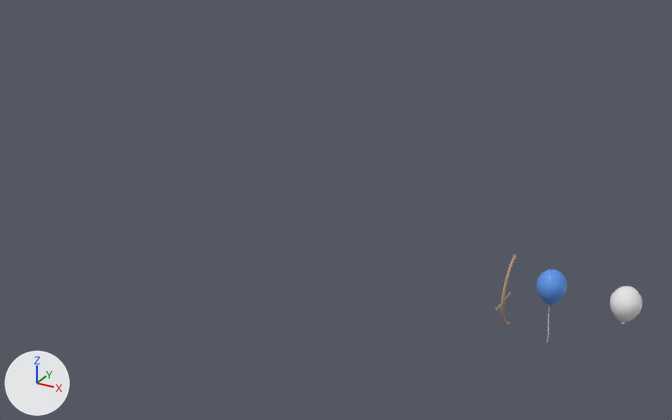
The Blender file CountryFair/Assets/Models/MiniGames/ArcheryGame/Models.blend, before and after one commit.
Both versions are drawn from a camera (50 mm lens) standing at (10.5, -33.8, 19.5) and looking at (-8.8, 1.3, 1.9). The axes (+X, +Y, +Z) are drawn at lower left. The lights are the same throughout.
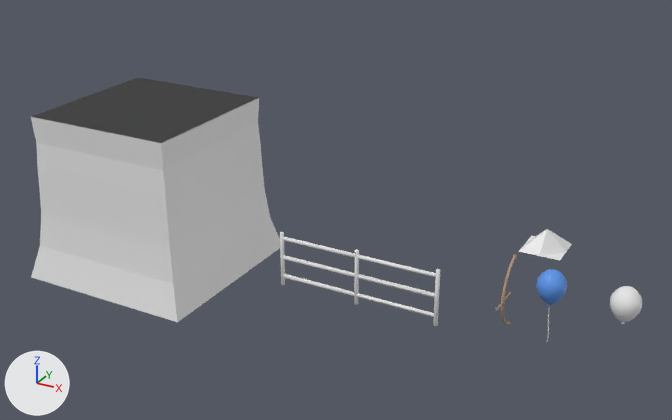
What differs and where, as boxes (x1, y1, x2, y2) in the pictures (672 x 420 px):
'Cube', added: after (31, 78, 280, 322)
'Cylinder.003', added: after (280, 232, 359, 305)
'Cylinder.007', added: after (357, 255, 436, 317)
'Plane', added: after (518, 229, 572, 261)
'Cylinder.010', added: after (433, 269, 440, 326)

The change, as a diff of the scene's bpy script:
```diff
--- a/CountryFair/Assets/Models/MiniGames/ArcheryGame/Models.blend.py
+++ b/CountryFair/Assets/Models/MiniGames/ArcheryGame/Models.blend.py
@@ me_plane_001 @@
+me_plane_001.from_pydata([(-1.0, -1.0, 0.0), (1.0, -1.0, 0.0), (-1.0, 1.0, 0.0), (1.0, 1.0, 0.0), (-1.0, 0.0, 0.0), (1.0, 0.0, 0.0), (0.0, -1.0, 0.0), (0.0, 1.0, 0.0), (0.0, 0.0, 1.0)], [], [(8, 7, 3, 5), (6, 1, 5, 8), (0, 4, 8, 6), (4, 8, 7, 2)])
@@ me_cube @@
+me_cube.from_pydata(...)  # 72 vertices, 60 faces; spans x -1.03..1.03, y -1.03..1.03, z -1.13..0.75
@@ me_cylinder_005 @@
+me_cylinder_005.from_pydata(...)  # 60 vertices, 56 faces; spans x -3.1..-2.9, y -0.09..0.09, z -2.0..0.8
+me_cylinder_005.polygons.foreach_set('use_smooth', [True] * 56)
@@ me_cylinder_004 @@
+me_cylinder_004.from_pydata(...)  # 170 vertices, 153 faces; spans x -6.96..-3.04, y -0.1..0.1, z -1.6..0.6
+me_cylinder_004.polygons.foreach_set('use_smooth', [True] * 153)
@@ me_cylinder_002 @@
+me_cylinder_002.from_pydata(...)  # 298 vertices, 277 faces; spans x -11.09..-6.91, y -0.1..0.1, z -2.0..0.8
+me_cylinder_002.polygons.foreach_set('use_smooth', [True] * 277)
@@ ob_plane @@
+ob_plane = bpy.data.objects.new('Plane', me_plane_001)
+ob_plane.location = (0.0, 6.0, 0.0)
@@ ob_cube @@
+ob_cube = bpy.data.objects.new('Cube', me_cube)
+ob_cube.location = (-18.5, 0.0, 2.5)
+ob_cube.scale = (4.49, 4.49, 4.49)
@@ ob_cylinder_010 @@
+ob_cylinder_010 = bpy.data.objects.new('Cylinder.010', me_cylinder_005)
+ob_cylinder_010.location = (0.0, 0.0, 0.0)
@@ ob_cylinder_007 @@
+ob_cylinder_007 = bpy.data.objects.new('Cylinder.007', me_cylinder_004)
+ob_cylinder_007.location = (0.0, 0.0, 0.0)
@@ ob_cylinder_003 @@
+ob_cylinder_003 = bpy.data.objects.new('Cylinder.003', me_cylinder_002)
+ob_cylinder_003.location = (0.0, 0.0, 0.0)
```
